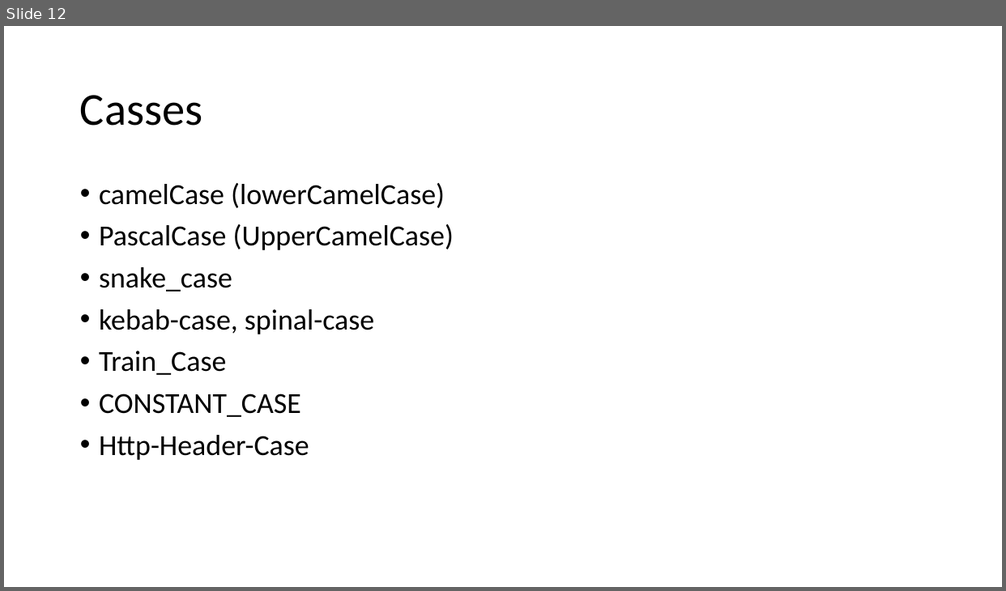
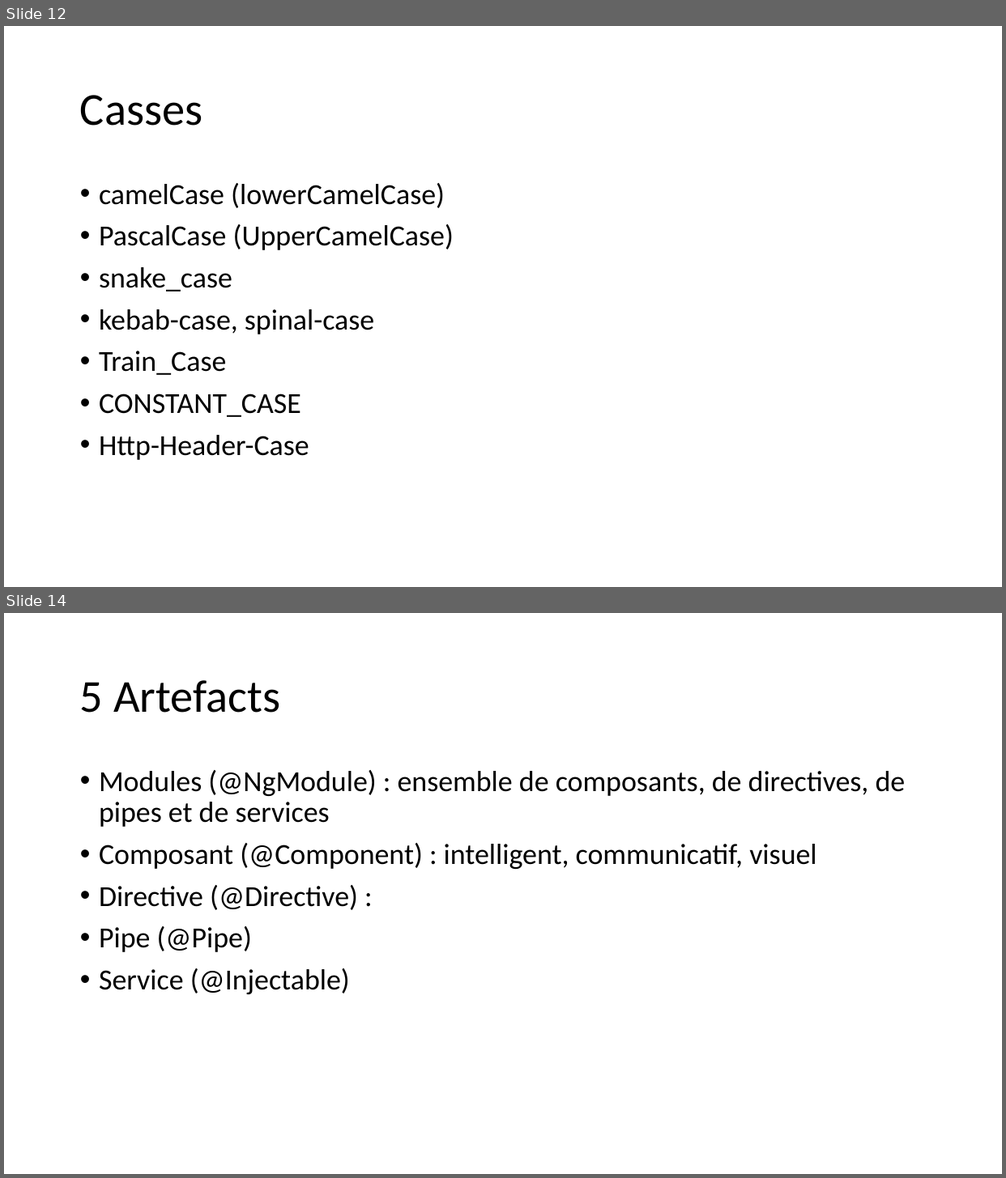
Before and after one commit to jlg-formation/agucv1-mai-2022, a slide deck: notes.pptx. Shown one above the other, each under a label of ours: slide 12 before the commit, slides 12 and 14 after it; the slides between them are not shown. The pictures are 1006x591 and 1006x1178 pixels, drawn with LibreOffice and Linux fonts; fonts in the diff are those of the drawing. Boxes give left, top, right and bottom in pixels: in the first picture for what was removed or moved away, otherwise in the second. Text is boxed around its words. In the diff, an @@ line names an element or a change of style, - is before the commit and + after.

```diff
--- a/notes.pptx
+++ b/notes.pptx
@@ slide 14 added at box(4, 613, 1002, 1174), background #FFFFFF @@
@@ title added at box(80, 680, 280, 713), 44 pt, text #000000 @@
+5 Artefacts
@@ text added at box(99, 770, 906, 995), 28 pt, text #000000 @@
+• Modules (@NgModule) : ensemble de composants, de directives, de pipes et de services
+• Composant (@Component) : intelligent, communicatif, visuel
+• Directive (@Directive) :
+• Pipe (@Pipe)
+• Service (@Injectable)
```
Also in this commit, not shown: 2 slides changed, 10 other slides added.
